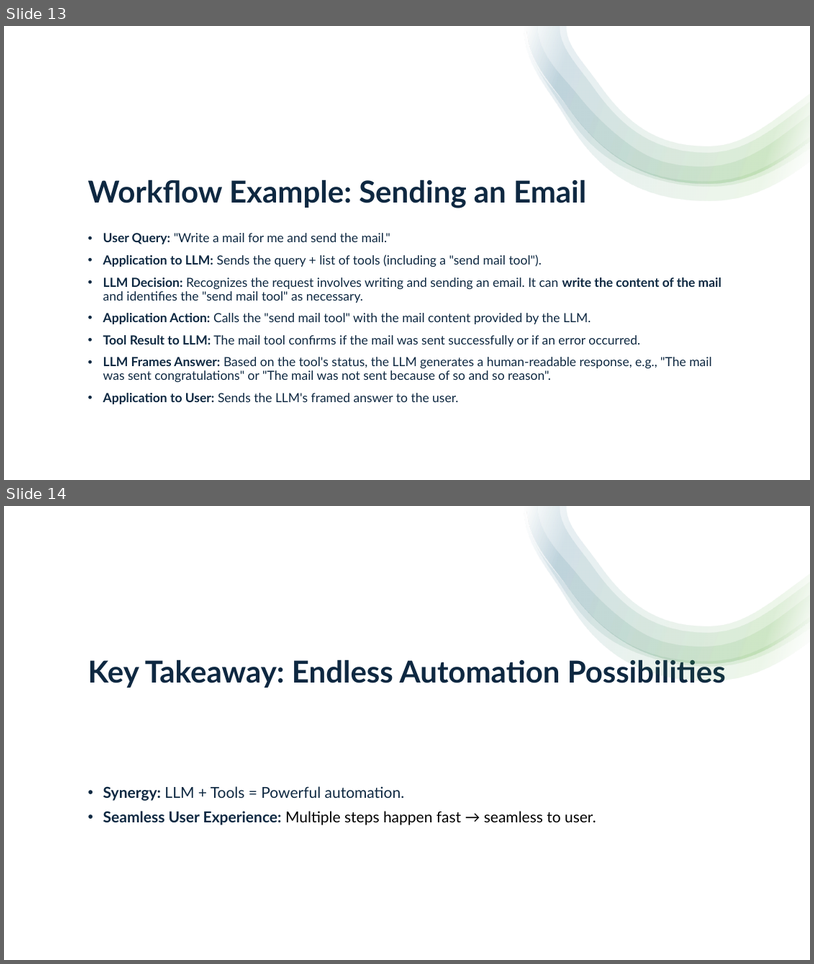
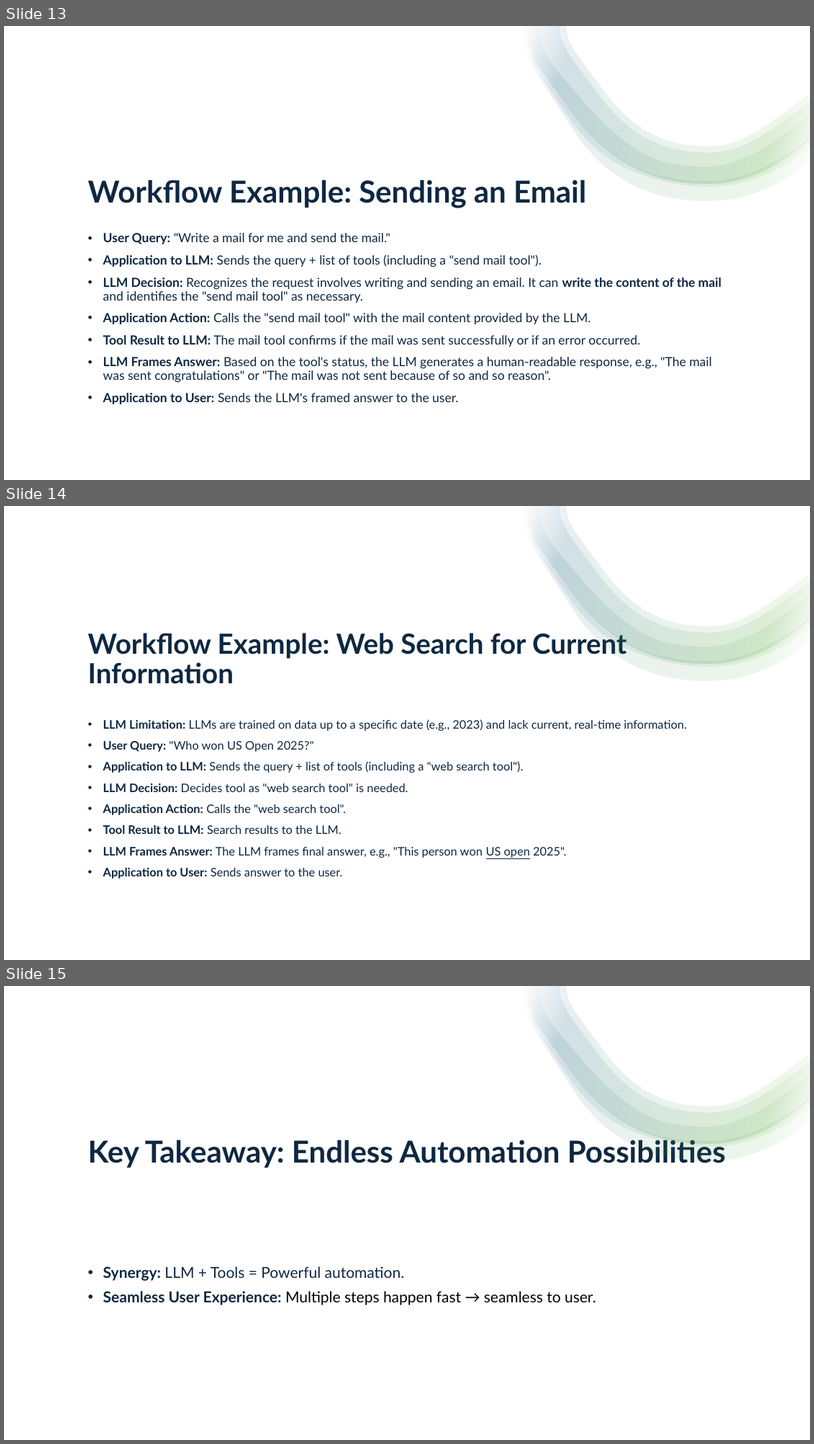
Before and after one commit to aravind07d/Artificial-Intelligent--Presentations, a slide deck: MCP.pptx. Shown one above the other, each under a label of ours: slides 13 and 14 before the commit, slides 13, 14 and 15 after it. The pictures are 814x964 and 814x1444 pixels, drawn with LibreOffice and Linux fonts; fonts in the diff are those of the drawing. Boxes give left, top, right and bottom in pixels: in the first picture for what was removed or moved away, otherwise in the second. Text is boxed around its words. In the diff, an @@ line names an element or a change of style, - is before the commit and + after.

```diff
--- a/MCP.pptx
+++ b/MCP.pptx
@@ slide 14 added at (x1=4, y1=506, x2=810, y2=960), background #FFFFFF @@
@@ rectangle added at (x1=4, y1=506, x2=810, y2=960), fill #FFFFFF @@
@@ group added at (x1=525, y1=506, x2=810, y2=681): 4 freeform shapes @@
@@ title added at (x1=88, y1=629, x2=627, y2=684), 33 pt, text #0E2841, bold @@
+Workflow Example: Web Search for Current Information
@@ text added at (x1=103, y1=719, x2=687, y2=878), 14 pt, text #0E2841 @@
+• LLM Limitation: LLMs are trained on data up to a specific date (e.g., 2023) and lack current, real-time information.
+• User Query: "Who won US Open 2025?"
+• Application to LLM: Sends the query + list of tools (including a "web search tool").
+• LLM Decision: Decides tool as "web search tool" is needed.
+• Application Action: Calls the "web search tool".
+• Tool Result to LLM: Search results to the LLM.
+• LLM Frames Answer: The LLM frames final answer, e.g., "This person won US open 2025".
+• Application to User: Sends answer to the user.
@@ what was slide 14 is now slide 15 @@
```
Also in this commit, not shown: 2 slides changed, 5 other slides added.
